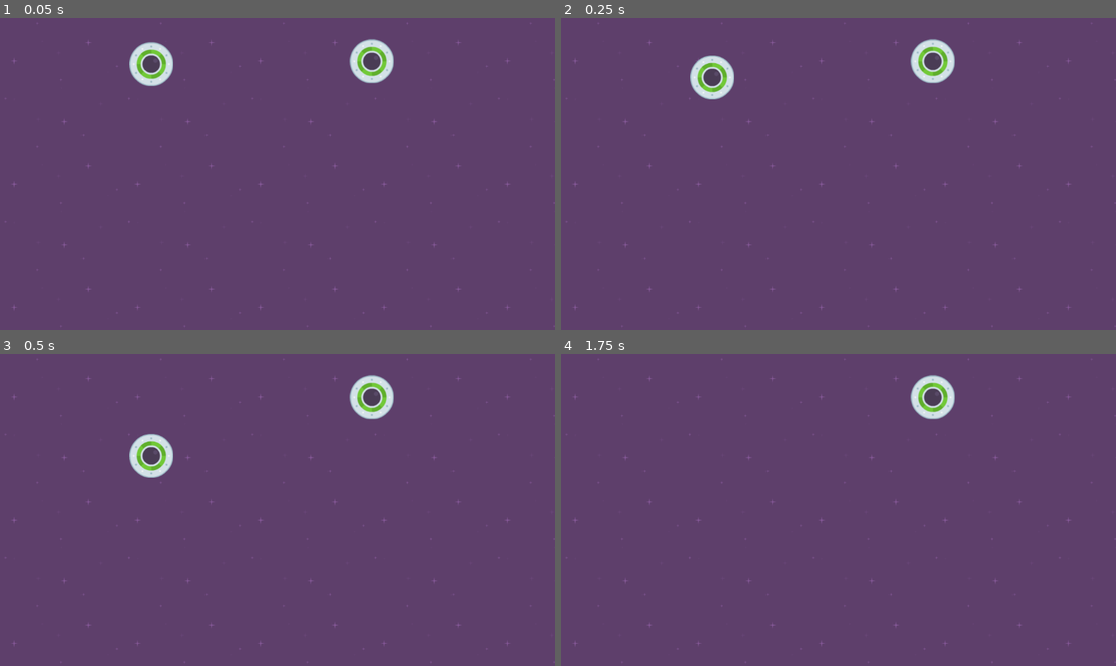
Above: before the commit, frames 1-4 (two rows, left to right).
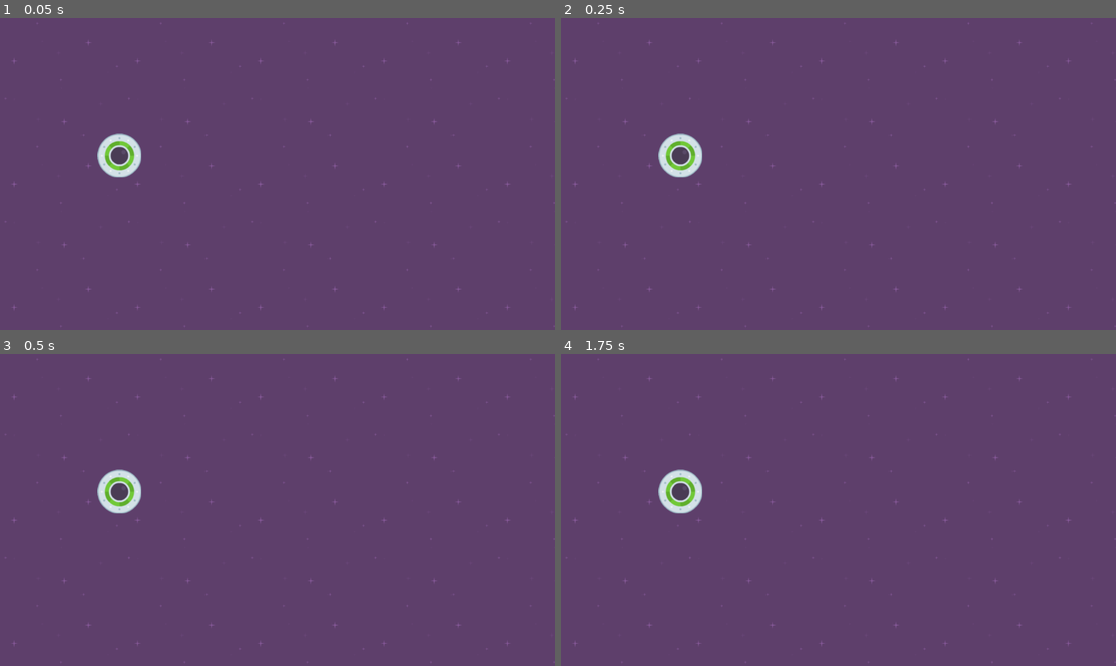
Above: after the commit, the same moments.

Repository: BurkusCat/godot_2d_course_projects
Game: Godot game, scene res://level_1.tscn
The game is run twice, just before and just after one commit, with the same random seed, the same clock (stepped at 60 frames per second) and the same inputs.
Inputs:
- Up to frame 1 (0.05 s): no input
- Up to frame 2 (0.25 s): no input
- Up to frame 3 (0.5 s): no input
- Up to frame 4 (1.75 s): no input

The runs differ from the first frame. In frame 1, 2.3% of the frame differs, in the area x 17-71%, y 6-52%; in frame 2, 2.3%; in frame 3, 2.3%; in frame 4, 1.5%.

Commit message:
2.7 Parent & Child Relationship

Diff:
--- a/speedy_saucer/level_1.tscn
+++ b/speedy_saucer/level_1.tscn
@@ -11,9 +11,5 @@
 texture = ExtResource("1_0wwok")
 stretch_mode = 1
 
-[node name="Player" parent="." instance=ExtResource("2_xmlws")]
-position = Vector2(772, 90)
-
-[node name="Player2" parent="." instance=ExtResource("2_xmlws")]
-position = Vector2(314, 95)
-gravity_scale = 1.0
+[node name="Parent" parent="." instance=ExtResource("2_xmlws")]
+position = Vector2(248, 286)
